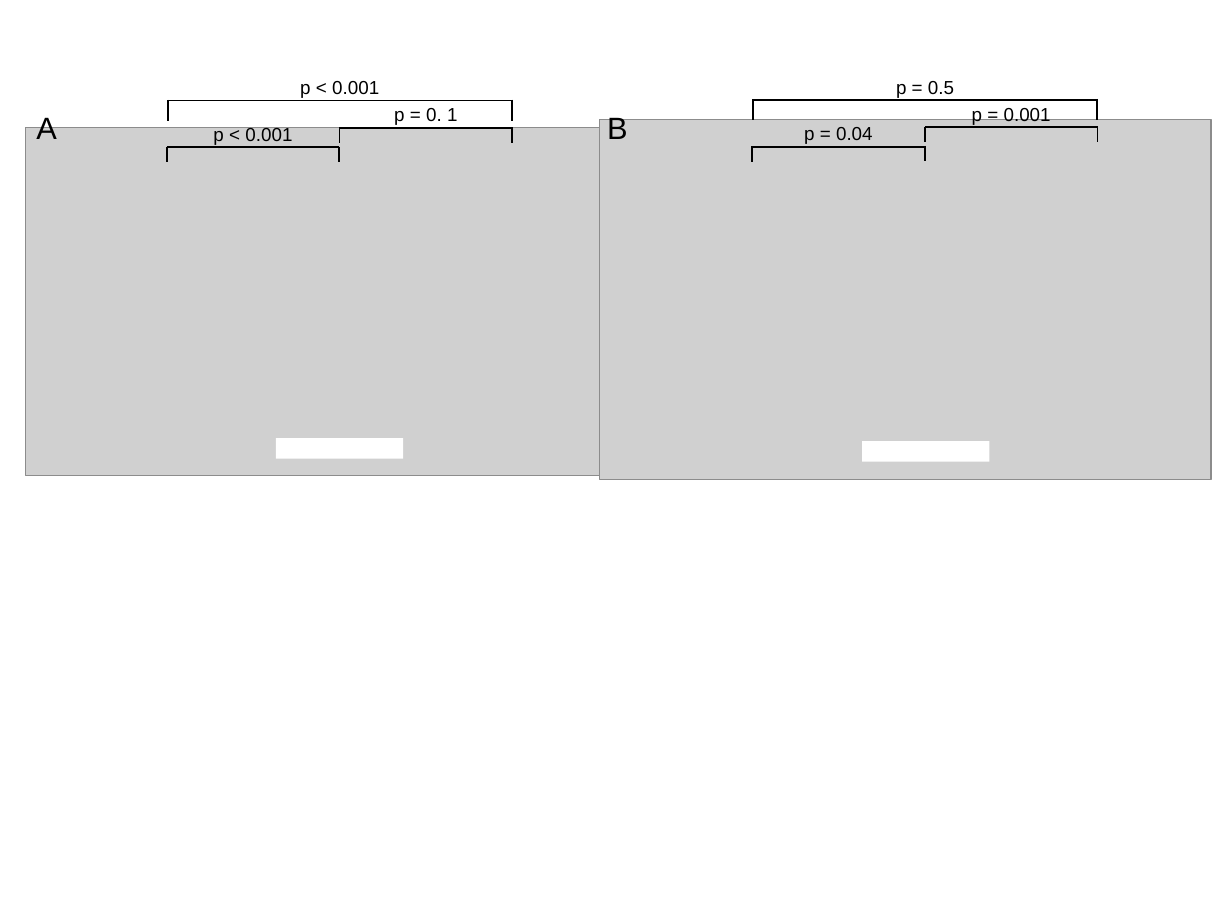
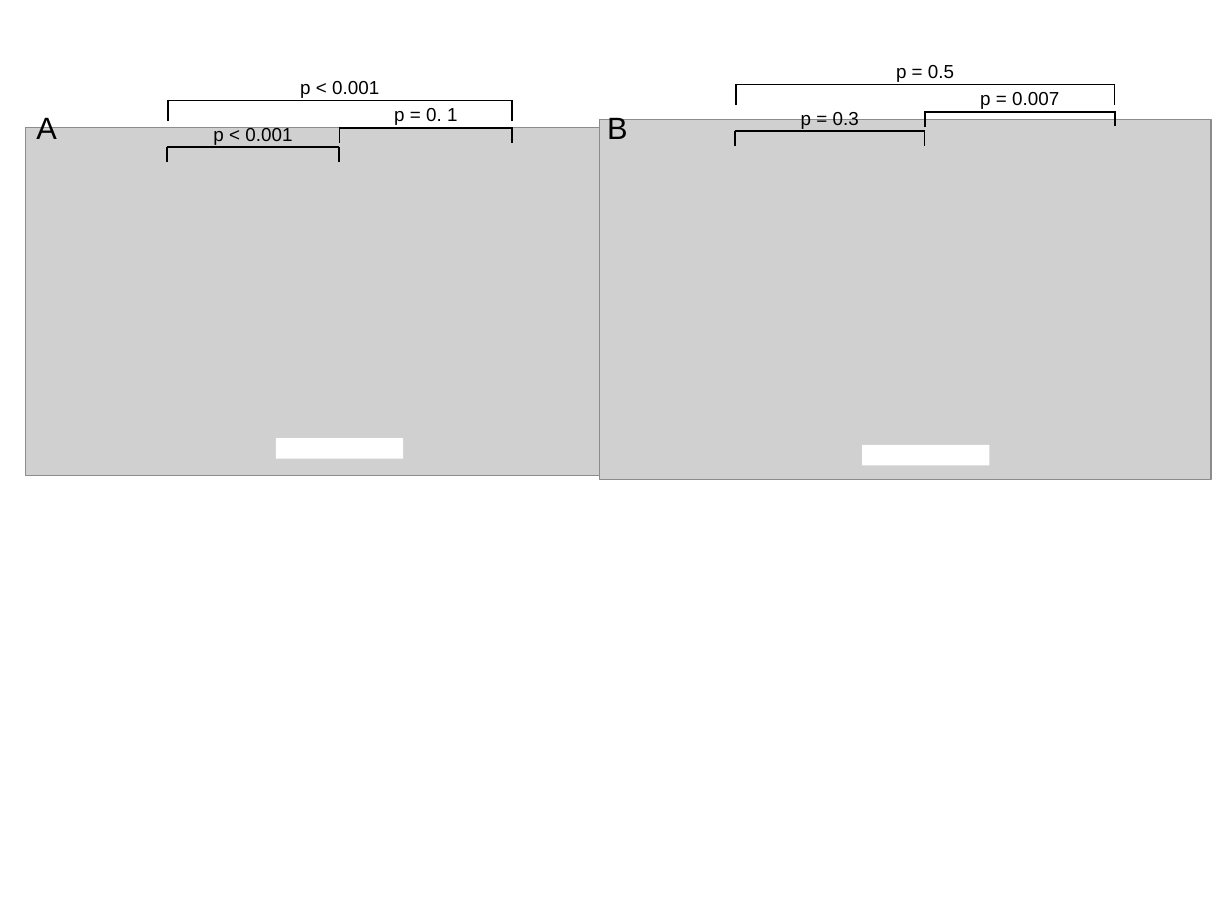
Before and after one commit to cduvallet/phd-docs, a slide deck: slide 7 of figures/figures.pptx. Drawn at 1232x924 pixels with LibreOffice and Linux fonts; fonts in the diff are those of the drawing; grey boxes stand for pictures. Boxes give left, top, right and bottom in pixels: in the first picture for what was removed or moved away, otherwise in the second. Text is boxed around its words. In the diff, an @@ line names an element or a change of style, - is before the commit and + after.

```diff
--- a/figures/figures.pptx
+++ b/figures/figures.pptx
@@ text "p = 0.5": place and size @@
-text "p = 0.5" at <box>896,81,954,98</box>
+text "p = 0.5" at <box>896,65,954,82</box>
@@ line moved from (753, 100) - (753, 121) to (736, 84) - (736, 105) @@
@@ line moved from (753, 100) - (1098, 100) to (736, 85) - (1115, 85) @@
@@ line moved from (1098, 99) - (1098, 120) to (1115, 84) - (1115, 105) @@
@@ text at <box>801,110,859,129</box>: text changed @@
-p = 0.04
+p = 0.3
@@ line moved from (925, 127) - (925, 142) to (925, 111) - (925, 127) @@
@@ line moved from (925, 127) - (1098, 127) to (925, 112) - (1115, 112) @@
@@ text at <box>980,92,1059,109</box>: text changed @@
-p = 0.001
+p = 0.007
@@ line moved from (1098, 127) - (1098, 142) to (1115, 111) - (1115, 127) @@
@@ line moved from (753, 147) - (753, 161) to (736, 131) - (736, 147) @@
@@ line moved from (753, 147) - (925, 147) to (736, 132) - (925, 132) @@
@@ line moved from (925, 147) - (925, 161) to (925, 131) - (925, 147) @@
@@ rectangle: place and size @@
-rectangle at <box>862,441,989,462</box>
+rectangle at <box>862,445,989,466</box>
```
Also in this commit, not shown: 3 other slides changed, 9 other files.
